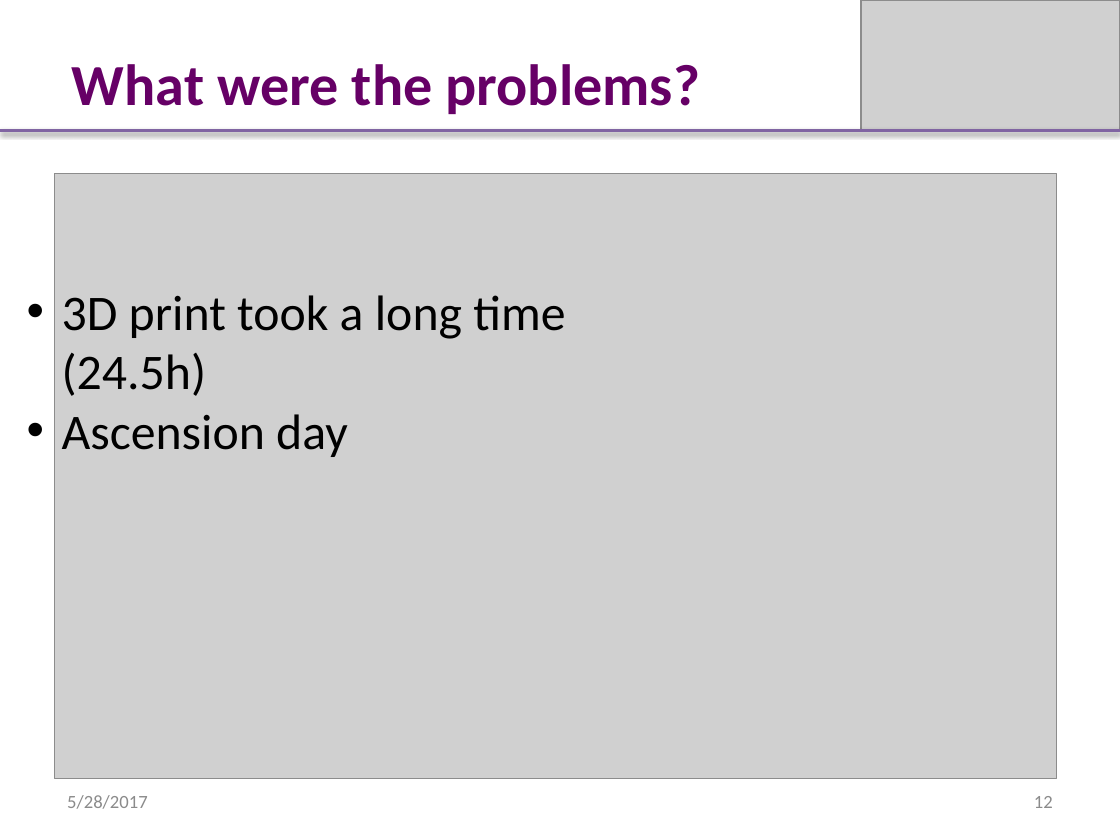
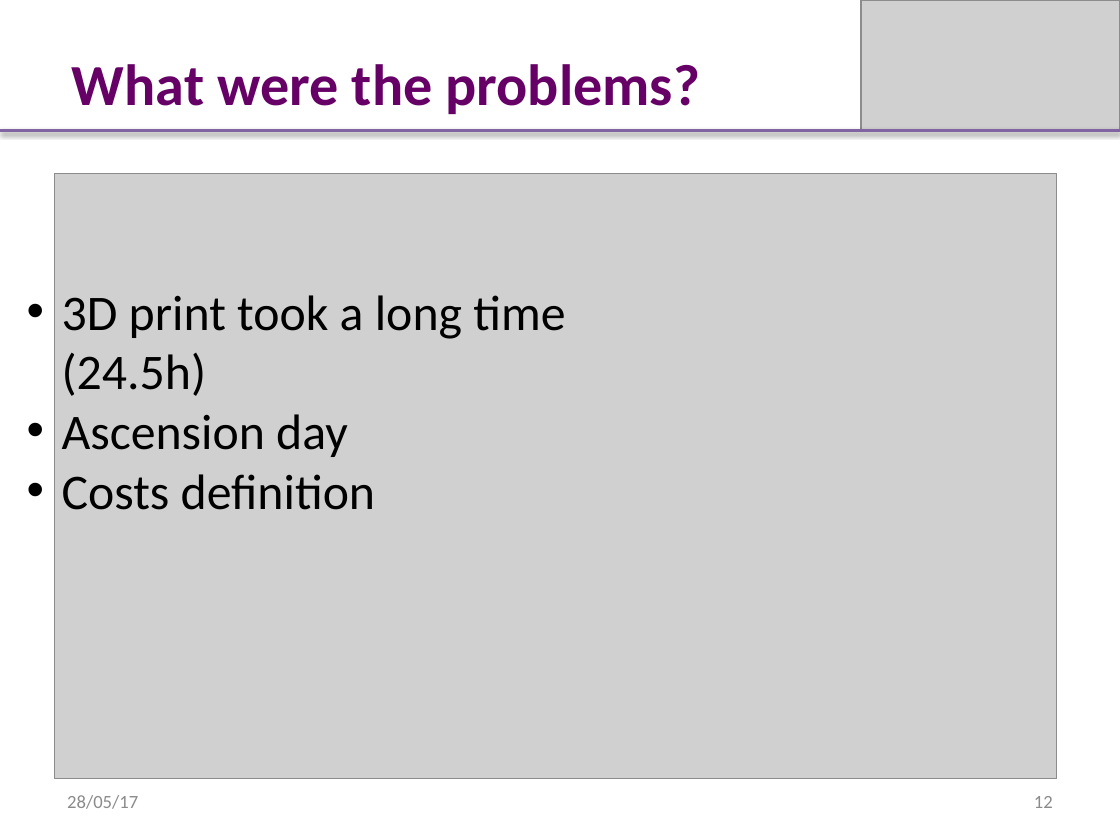
Before and after one commit to InternetOfTrash/iot-docs, a slide deck: slide 12 of presentation_28may.pptx. Drawn at 1120x840 pixels with LibreOffice and Linux fonts; fonts in the diff are those of the drawing; grey boxes stand for pictures. Boxes give left, top, right and bottom in pixels: in the first picture for what was removed or moved away, otherwise in the second. Text is boxed around its words. In the diff, an @@ line names an element or a change of style, - is before the commit and + after.

```diff
--- a/presentation_28may.pptx
+++ b/presentation_28may.pptx
@@ text at box(62, 474, 375, 510): paragraph added @@
+• Costs definition
@@ text at box(67, 795, 138, 809): text changed @@
-5/28/2017
+28/05/17
```
Also in this commit, not shown: 9 other slides changed, 4 slides added, 4 slides removed.
